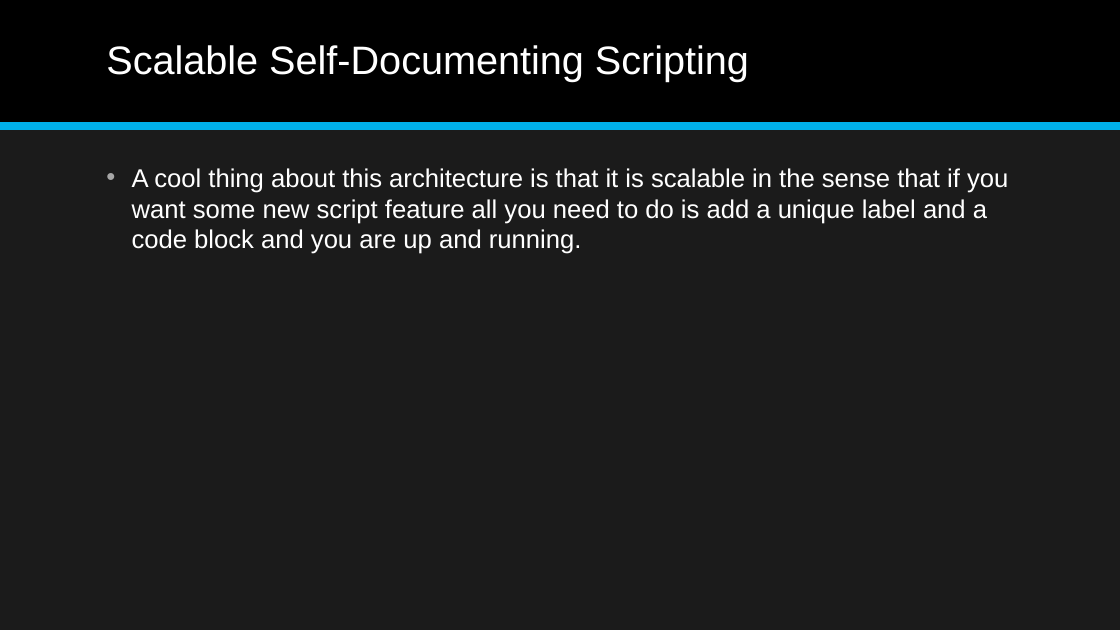
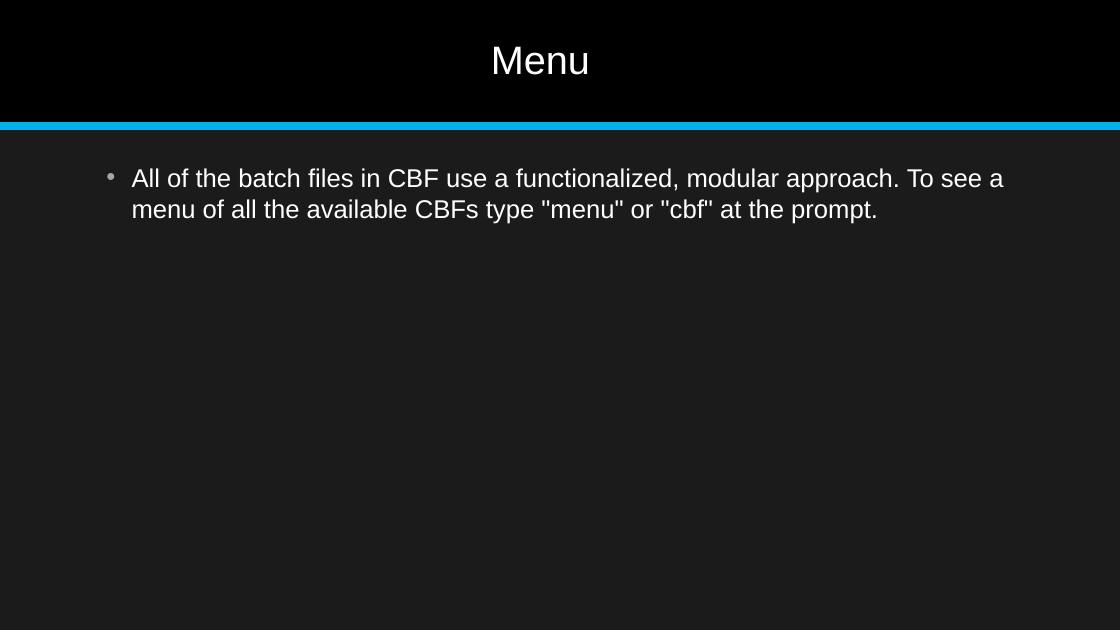
Before and after one commit to jonathan-r-jones/Composable-Batch-Files, a slide deck: slide 11 of Composable Batch File Helper.pptx. Drawn at 1120x630 pixels with LibreOffice and Linux fonts; fonts in the diff are those of the drawing. Boxes give left, top, right and bottom in pixels: in the first picture for what was removed or moved away, otherwise in the second. Text is boxed around its words. In the diff, an @@ line names an element or a change of style, - is before the commit and + after.

```diff
--- a/Composable Batch File Helper.pptx
+++ b/Composable Batch File Helper.pptx
@@ title at (491,46,590,75): text changed @@
-Scalable Self-Documenting Scripting
+Menu
@@ text at (132,168,1003,224): text changed @@
-• A cool thing about this architecture is that it is scalable in the sense that if you want some new script feature all you need to do is add a unique label and a code block and you are up and running.
+• All of the batch files in CBF use a functionalized, modular approach. To see a menu of all the available CBFs type "menu" or "cbf" at the prompt.
```
Also in this commit, not shown: 5 slides added, 3 other files.
